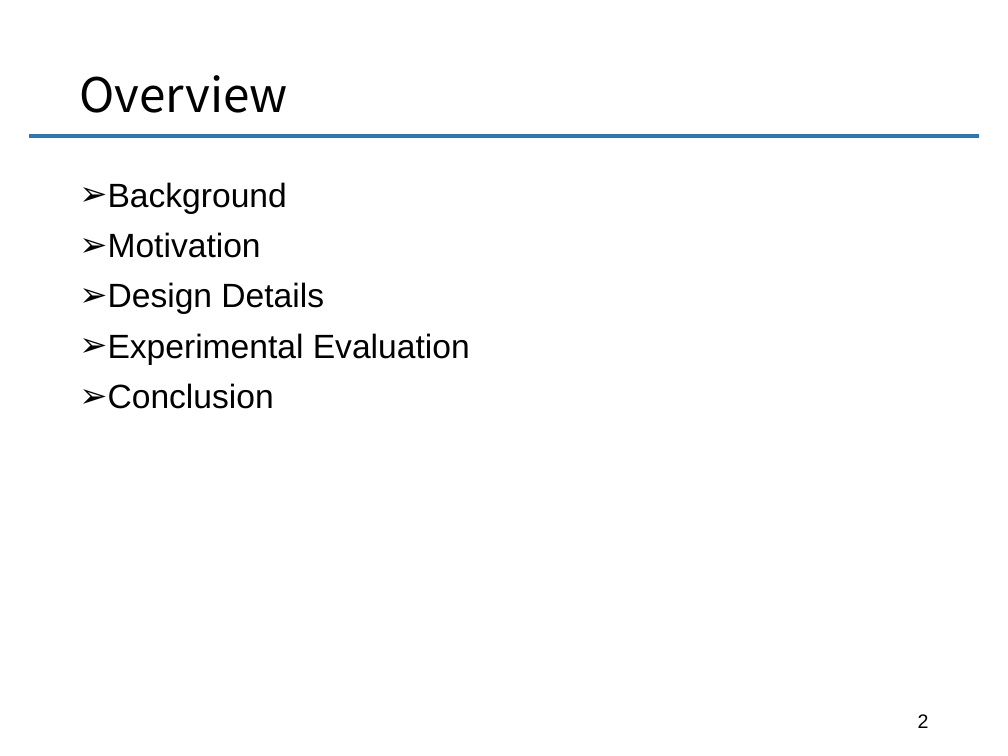
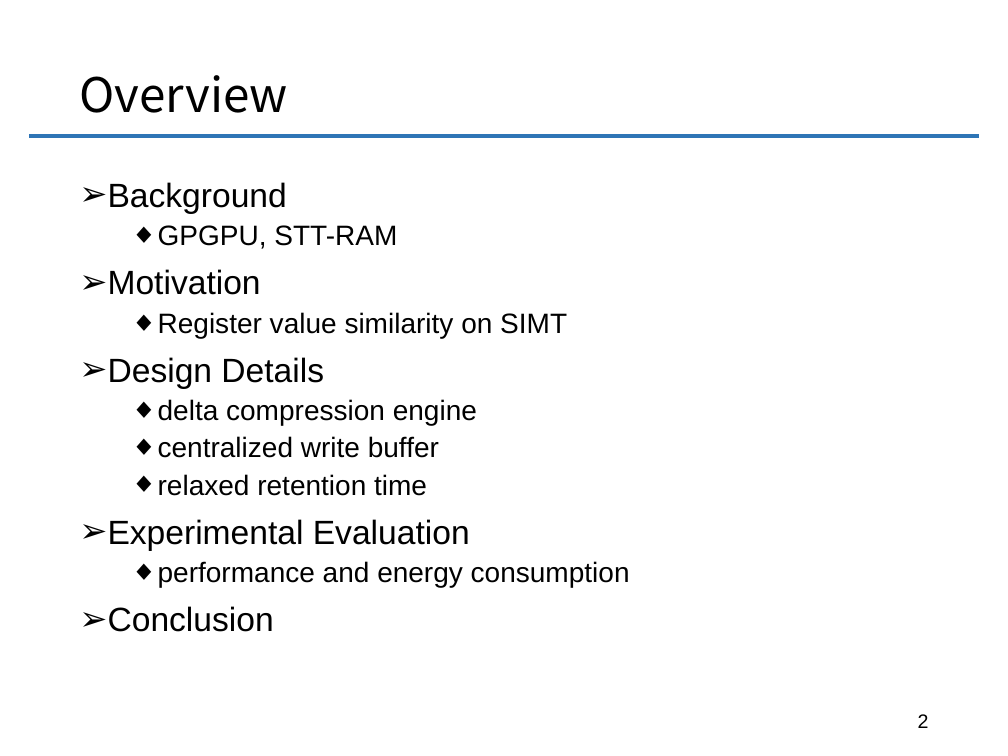
Before and after one commit to chenxuhao/chenxuhao.github.io, a slide deck: slide 2 of docs/dac-2016.pptx. Drawn at 1008x756 pixels with LibreOffice and Linux fonts; fonts in the diff are those of the drawing. Boxes give left, top, right and bottom in pixels: in the first picture for what was removed or moved away, otherwise in the second. Text is boxed around its words. In the diff, an @@ line names an element or a change of style, - is before the commit and + after.

```diff
--- a/docs/dac-2016.pptx
+++ b/docs/dac-2016.pptx
@@ text at (158, 225, 397, 249): paragraph added @@
+  ◆ GPGPU, STT-RAM
@@ text at (158, 312, 567, 338): paragraph added @@
+  ◆ Register value similarity on SIMT
@@ text at (158, 399, 477, 496): paragraphs added @@
+  ◆ delta compression engine
+  ◆ centralized write buffer
+  ◆ relaxed retention time
@@ text at (158, 561, 630, 587): paragraph added @@
+  ◆ performance and energy consumption
```
Also in this commit, not shown: 19 other slides changed, 12 other files.
